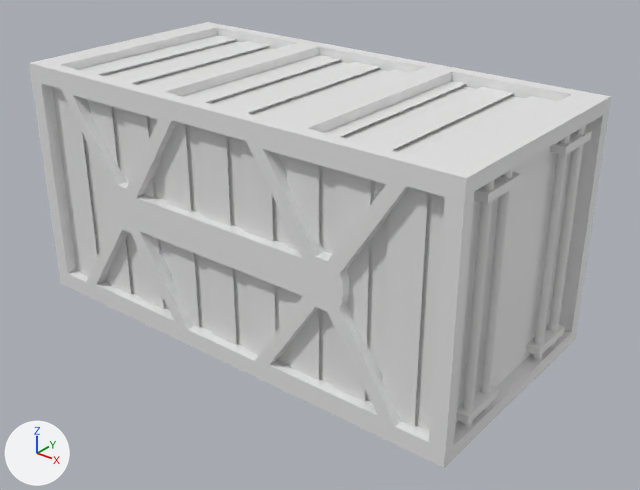
The glTF model world/props/models/cargo_crate_2x2x4.glb, before and after one commit.
Camera for both pictures: a camera (50 mm lens) standing at (4.2, -5.03, 2.79) and looking at (0.2, -0.03, -0.31). Arrows for +X, +Y and +Z are at lower left; the lights stay in place. Vertices at the same position are counted once.
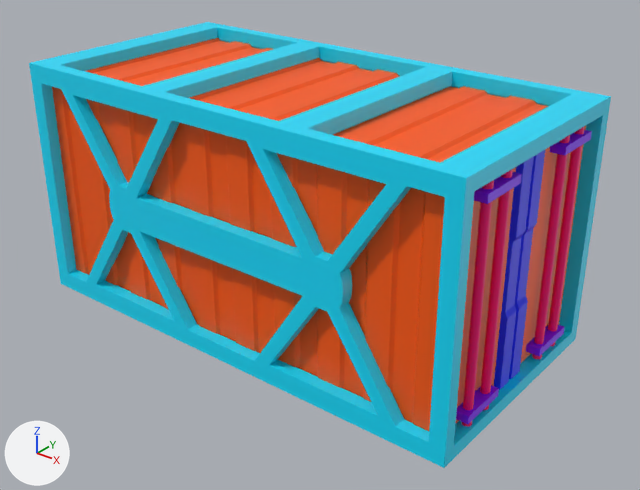
Where the change shows, as pixel boxes [x1, y1, x2, y2] in the pictures (640 x 490 px):
'Cube.002', recoloured (grey to cyan)
    both: [29, 22, 611, 468]
'Cube.001', recoloured (grey to orange)
    both: [52, 38, 586, 431]
'Cube', deleted
    before: [57, 35, 558, 427]
'Cylinder', recoloured
    both: [462, 126, 585, 427]
'Cube.003', added
    after: [494, 150, 545, 390]
'Cube.005', recoloured (grey to purple)
    both: [456, 130, 592, 424]

The change, as a diff of the scene's bpy script:
```diff
--- a/world/props/models/cargo_crate_2x2x4.glb.py
+++ b/world/props/models/cargo_crate_2x2x4.glb.py
@@ mat_defaultmaterial_004 @@
+mat_defaultmaterial_004 = bpy.data.materials.new('DefaultMaterial.004')
+mat_defaultmaterial_004.use_nodes = True; mat_defaultmaterial_004.node_tree.nodes.clear()
+_N = mat_defaultmaterial_004.node_tree.nodes; _L = mat_defaultmaterial_004.node_tree.links
+n0 = _N.new('ShaderNodeOutputMaterial'); n0.name = 'Material Output'
+n1 = _N.new('ShaderNodeBsdfPrincipled'); n1.name = 'Principled BSDF'
+n2 = _N.new('ShaderNodeVertexColor'); n2.name = 'Color Attribute'
+_L.new(n1.outputs[0], n0.inputs[0])  # 'BSDF' to 'Surface'
+_L.new(n2.outputs[0], n1.inputs[0])  # 'Color' to 'Base Color'
@@ mat_defaultmaterial_003 @@
+mat_defaultmaterial_003 = bpy.data.materials.new('DefaultMaterial.003')
+mat_defaultmaterial_003.use_nodes = True; mat_defaultmaterial_003.node_tree.nodes.clear()
+_N = mat_defaultmaterial_003.node_tree.nodes; _L = mat_defaultmaterial_003.node_tree.links
+n0 = _N.new('ShaderNodeOutputMaterial'); n0.name = 'Material Output'
+n1 = _N.new('ShaderNodeBsdfPrincipled'); n1.name = 'Principled BSDF'
+n2 = _N.new('ShaderNodeVertexColor'); n2.name = 'Color Attribute'
+_L.new(n1.outputs[0], n0.inputs[0])  # 'BSDF' to 'Surface'
+_L.new(n2.outputs[0], n1.inputs[0])  # 'Color' to 'Base Color'
@@ mat_defaultmaterial_002 @@
+mat_defaultmaterial_002 = bpy.data.materials.new('DefaultMaterial.002')
+mat_defaultmaterial_002.use_nodes = True; mat_defaultmaterial_002.node_tree.nodes.clear()
+_N = mat_defaultmaterial_002.node_tree.nodes; _L = mat_defaultmaterial_002.node_tree.links
+n0 = _N.new('ShaderNodeOutputMaterial'); n0.name = 'Material Output'
+n1 = _N.new('ShaderNodeBsdfPrincipled'); n1.name = 'Principled BSDF'
+n2 = _N.new('ShaderNodeVertexColor'); n2.name = 'Color Attribute'
+_L.new(n1.outputs[0], n0.inputs[0])  # 'BSDF' to 'Surface'
+_L.new(n2.outputs[0], n1.inputs[0])  # 'Color' to 'Base Color'
@@ mat_defaultmaterial_001 @@
+mat_defaultmaterial_001 = bpy.data.materials.new('DefaultMaterial.001')
+mat_defaultmaterial_001.use_nodes = True; mat_defaultmaterial_001.node_tree.nodes.clear()
+_N = mat_defaultmaterial_001.node_tree.nodes; _L = mat_defaultmaterial_001.node_tree.links
+n0 = _N.new('ShaderNodeOutputMaterial'); n0.name = 'Material Output'
+n1 = _N.new('ShaderNodeBsdfPrincipled'); n1.name = 'Principled BSDF'
+n2 = _N.new('ShaderNodeVertexColor'); n2.name = 'Color Attribute'
+_L.new(n1.outputs[0], n0.inputs[0])  # 'BSDF' to 'Surface'
+_L.new(n2.outputs[0], n1.inputs[0])  # 'Color' to 'Base Color'
@@ mat_defaultmaterial @@
+mat_defaultmaterial = bpy.data.materials.new('DefaultMaterial')
+mat_defaultmaterial.use_nodes = True; mat_defaultmaterial.node_tree.nodes.clear()
+_N = mat_defaultmaterial.node_tree.nodes; _L = mat_defaultmaterial.node_tree.links
+n0 = _N.new('ShaderNodeOutputMaterial'); n0.name = 'Material Output'
+n1 = _N.new('ShaderNodeBsdfPrincipled'); n1.name = 'Principled BSDF'
+n2 = _N.new('ShaderNodeVertexColor'); n2.name = 'Color Attribute'
+_L.new(n1.outputs[0], n0.inputs[0])  # 'BSDF' to 'Surface'
+_L.new(n2.outputs[0], n1.inputs[0])  # 'Color' to 'Base Color'
@@ me_cube_003 @@
 me_cube_003.from_pydata(...)  # 196 vertices, 388 faces; spans x -1.89..1.89, y -0.9..0.9, z -0.9..0.9
+# me_cube_003 part 1: vertex colours changed
+me_cube_003.materials.append(mat_defaultmaterial_001)
@@ me_cube @@
 me_cube.from_pydata(...)  # 312 vertices, 712 faces; spans x -2.0..2.0, y -1.0..1.0, z -1.0..1.0
+# me_cube part 2: vertex colours changed
+me_cube.materials.append(mat_defaultmaterial_002)
@@ me_cylinder_001 @@
 me_cylinder_001.from_pydata(...)  # 160 vertices, 288 faces; spans x -1.98..1.98, y -0.67..0.67, z -0.9..0.9
+me_cylinder_001.materials.append(mat_defaultmaterial_003)
@@ me_cube_010 @@
 me_cube_010.from_pydata(...)  # 64 vertices, 96 faces; spans x -2.0..2.0, y -0.73..0.73, z -0.82..0.82
+me_cube_010.materials.append(mat_defaultmaterial_004)
@@ ob_cube @@
-ob_cube = bpy.data.objects.new('Cube', me_cube_011)
@@ ob_cube_003 @@
+ob_cube_003 = bpy.data.objects.new('Cube.003', me_cube_001)  # 96 vertices, 176 faces; spans x -1.93..1.93, y -0.17..0.17, z -0.91..0.91
+ob_cube_003.location = (0.0, 0.0, 0.0)
```
